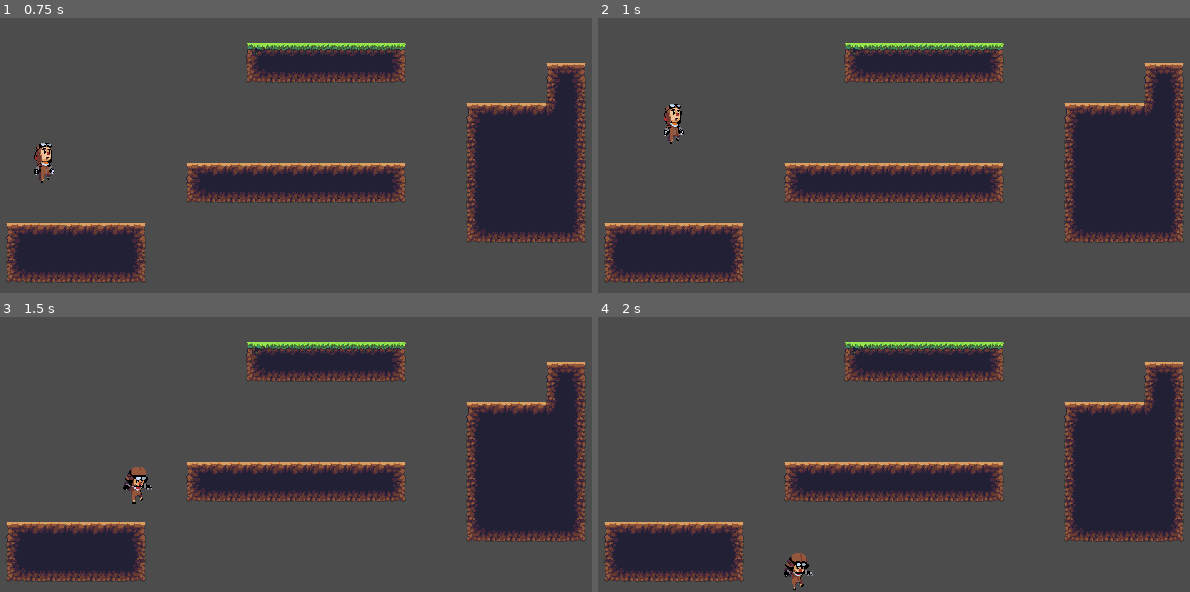
Above: before the commit, frames 1-4 (two rows, left to right).
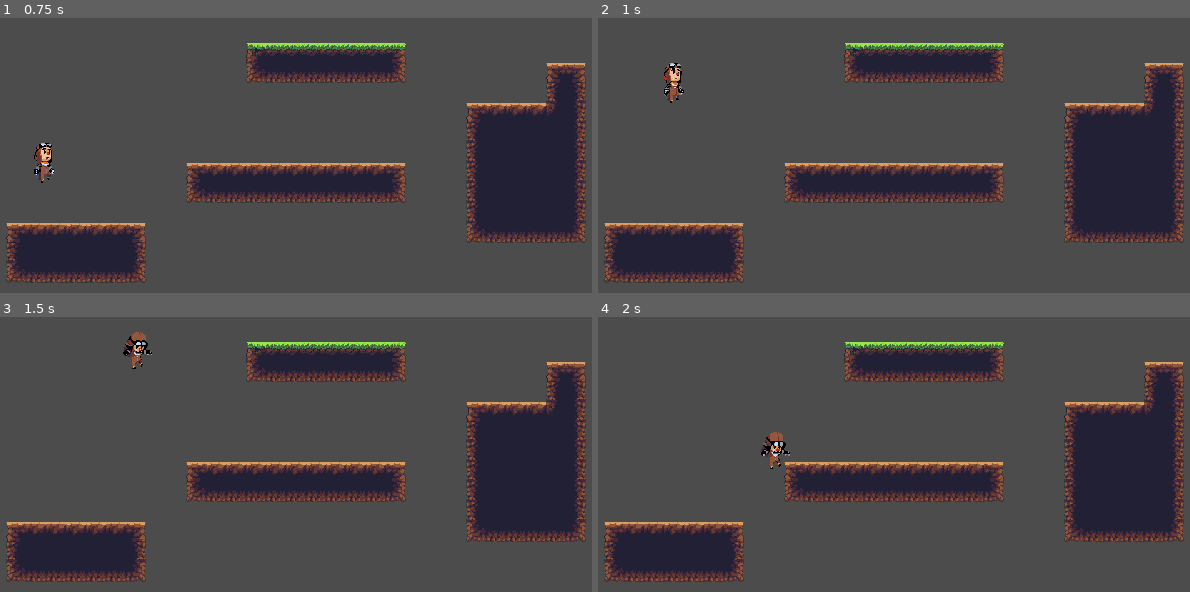
Above: after the commit, the same moments.

Repository: firegate666/godot_jump_run
Game: Godot game, scene res://World.tscn
Two runs of this game, one before a commit and one after it. Both use one fixed random seed, a clock stepped at 60 frames per second and the inputs below.
Inputs:
- Up to frame 1 (0.75 s): hold Right (ui_right) from 0.53 s (still down); tap Up (ui_up) at 0.6 s
- Up to frame 2 (1 s): keep holding Right (ui_right); tap Up (ui_up) at 0.77 s
- Up to frame 3 (1.5 s): keep holding Right (ui_right); tap Up (ui_up) at 1.07, 1.35 s
- Up to frame 4 (2 s): keep holding Right (ui_right); tap Up (ui_up) at 1.52, 1.82 s

Frame 1 is identical in both runs. In frame 2, 0.7% of the frame differs, in the area x 11-15%, y 16-46%; in frame 3, 0.7%; in frame 4, 0.7%, in the area x 27-37%, y 41-100%.

Commit message:
double jump

Diff:
--- a/KinematicBody2D.gd
+++ b/KinematicBody2D.gd
@@ -4,10 +4,13 @@
 const ACCELERATION = 25
 const MAX_MOVE_SPEED = 200
 const JUMP_SPEED = 550
+const SECOND_JUMP_SPEED = 300
 const UP = Vector2(0, -1)
 const FRICTION_GROUND = 0.2
 const FRICTION_AIR = 0.05
+
 var motion = Vector2()
+var can_double_jump = true
 
 func min_max(value, lower, upper):
 	value = min(value, upper)
@@ -38,11 +41,19 @@
 			$Sprite.animation = "Jump"
 		if friction:
 			motion.x = lerp(motion.x, 0, FRICTION_GROUND)
+
+		can_double_jump = true
 	else:
+		if can_double_jump and Input.is_action_just_pressed("ui_up"):
+			motion.y -= SECOND_JUMP_SPEED
+			$Sprite.animation = "Jump"
+			can_double_jump = false
+
 		if friction:
 			motion.x = lerp(motion.x, 0, FRICTION_AIR)
 		if motion.y > 60:
 			$Sprite.animation = "Fall"
+			can_double_jump = false
 		elif motion.y >= -60 and motion.y <= 60:
 			$Sprite.animation = "JumpIdle"
 		else:
